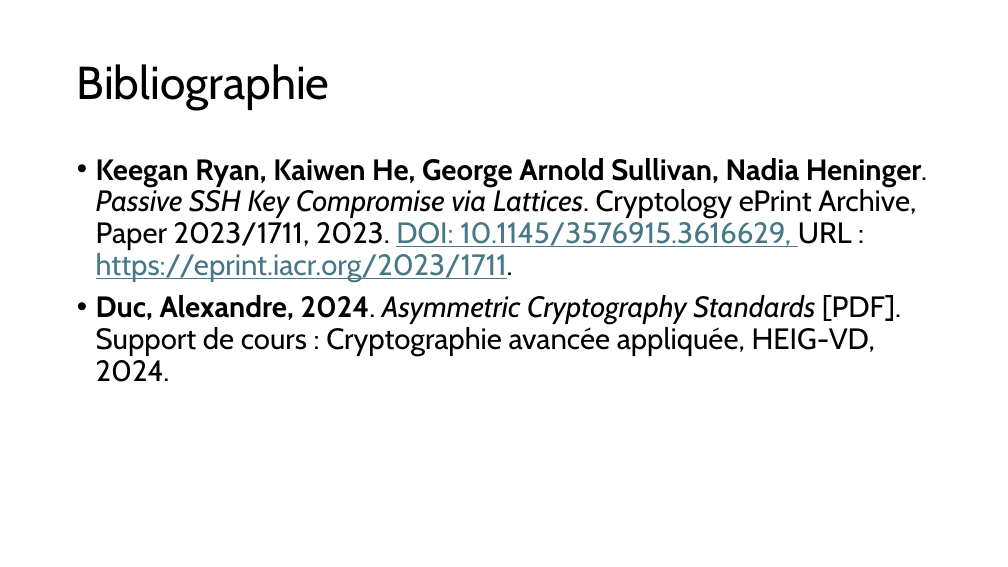
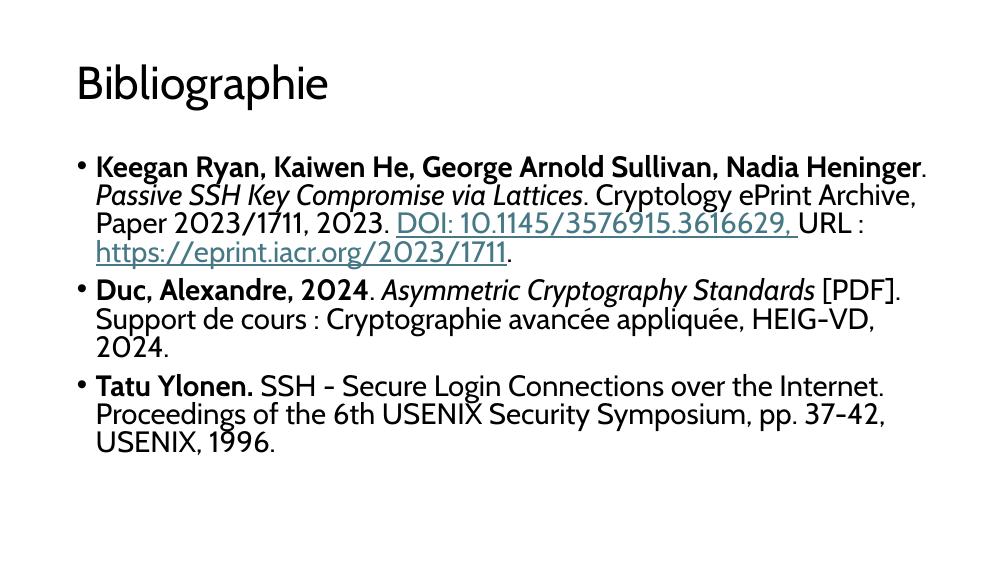
Before and after one commit to JustinFerrara14/SSE, a slide deck: slide 37 of SSELaticeAttackFerrara.pptx (slide 27 before the commit). Drawn at 1008x567 pixels with LibreOffice and Linux fonts; fonts in the diff are those of the drawing. Boxes give left, top, right and bottom in pixels: in the first picture for what was removed or moved away, otherwise in the second. Text is boxed around its words. In the diff, an @@ line names an element or a change of style, - is before the commit and + after.

```diff
--- a/SSELaticeAttackFerrara.pptx
+++ b/SSELaticeAttackFerrara.pptx
@@ text at [96,155,927,358]: line spacing 0.9 to 0.8 @@
@@ text at [96,374,885,455]: paragraph added @@
+• Tatu Ylonen. SSH - Secure Login Connections over the Internet. Proceedings of the 6th USENIX Security Symposium, pp. 37-42, USENIX, 1996.
```
Also in this commit, not shown: 6 other slides changed, 12 slides added, 2 slides removed, 3 other files.
